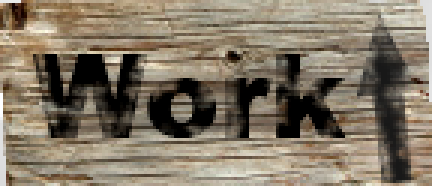
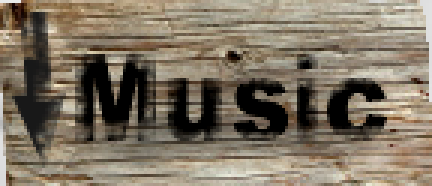
Layers edited between the first and the second (432, 186) image:
showed group "Music Stuff" (7 layers) over 0, 9, 426, 186
painted on "burn" (2nd of 3, in "Music Stuff") over 18, 30, 426, 165
renamed "Small Work Stuff" to "Work Stuff", hid the group it (6 layers) over 0, 9, 426, 186
painted on "burn" (3rd of 3, in "Work Stuff") over 9, 30, 426, 162
